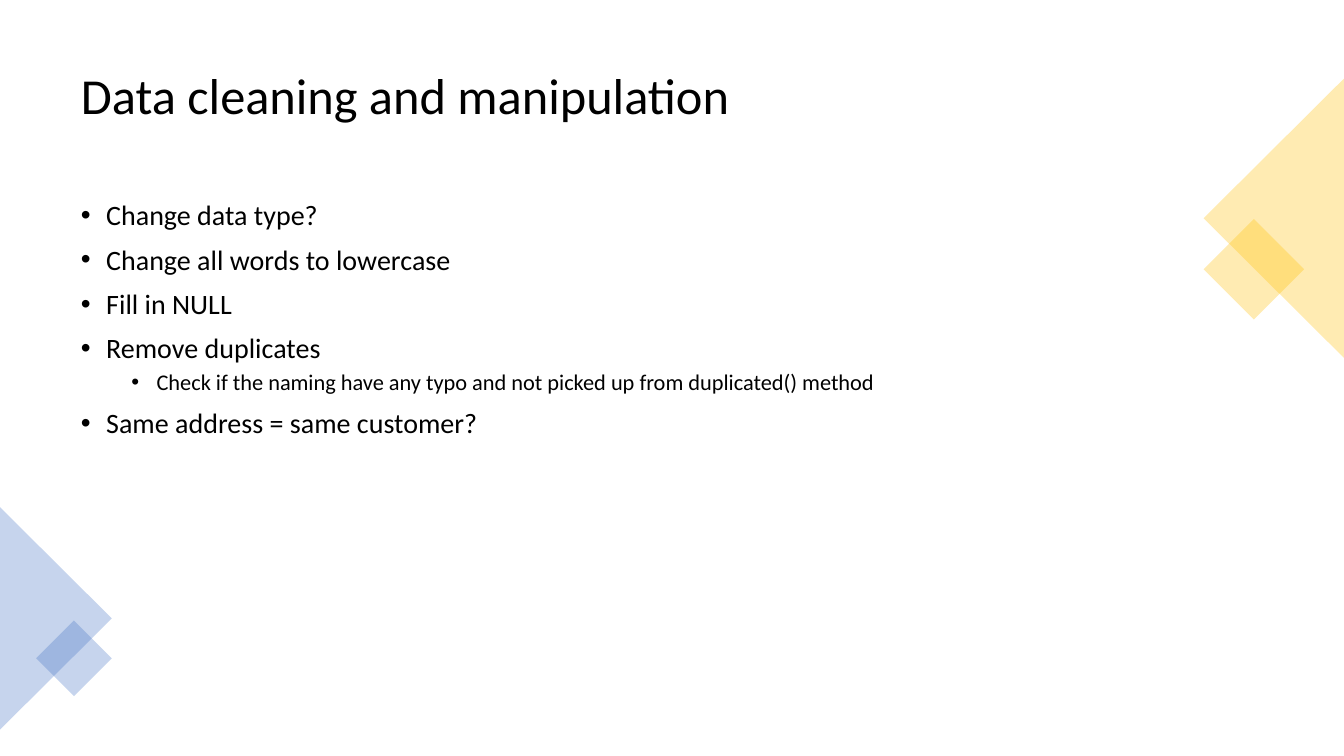
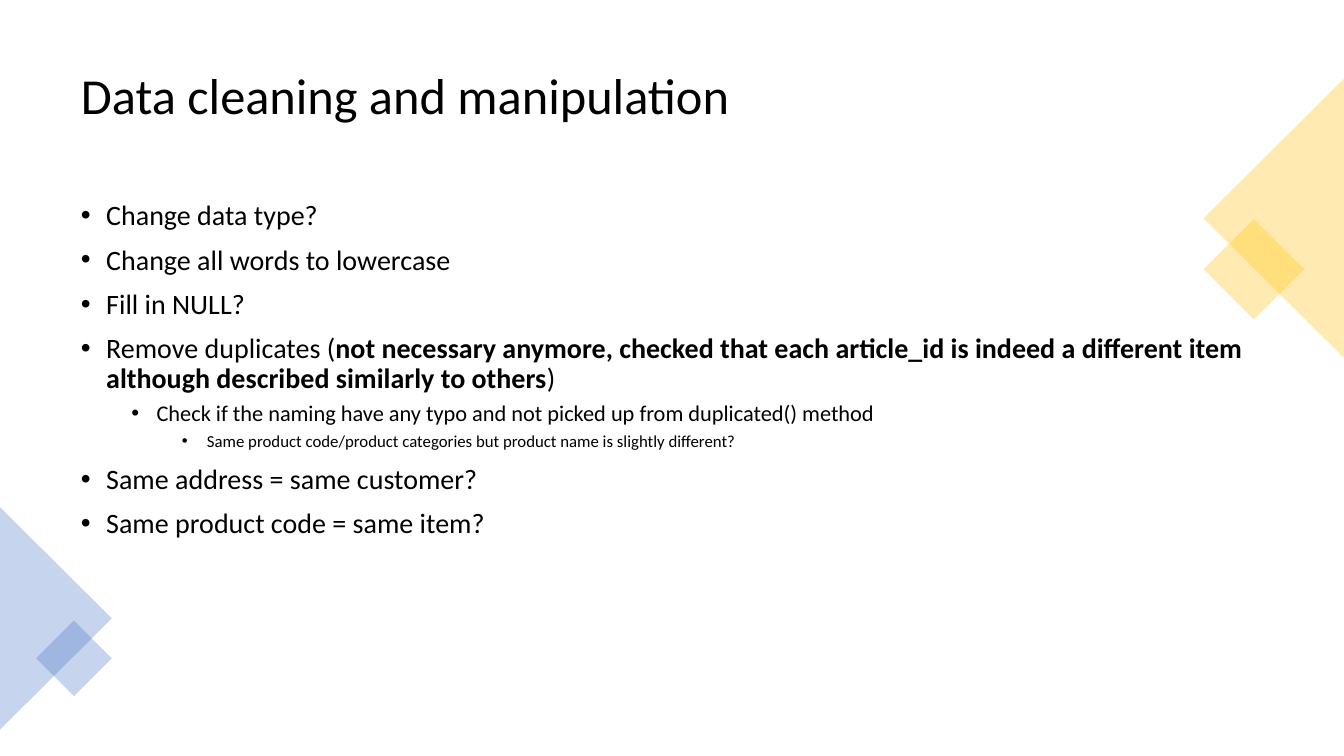
Before and after one commit to recohut/hnm_fashion_recommendation, a slide deck: slide 5 of reports/workflow_explanation.pptx. Drawn at 1344x756 pixels with LibreOffice and Linux fonts; fonts in the diff are those of the drawing. Boxes give left, top, right and bottom in pixels: in the first picture for what was removed or moved away, otherwise in the second. Text is boxed around its words. In the diff, an @@ line names an element or a change of style, - is before the commit and + after.

Commit message:
data exploration

```diff
--- a/reports/workflow_explanation.pptx
+++ b/reports/workflow_explanation.pptx
@@ text at [106, 294, 1242, 393]: text changed; bold on @@
-• Fill in NULL
-• Remove duplicates
+• Fill in NULL?
+• Remove duplicates (not necessary anymore, checked that each article_id is indeed a different item although described similarly to others)
@@ text at [207, 435, 735, 450]: paragraph added @@
+    • Same product code/product categories but product name is slightly different?
@@ text at [106, 513, 485, 538]: paragraph added @@
+• Same product code = same item?
```
Also in this commit, not shown: 6 other files.
